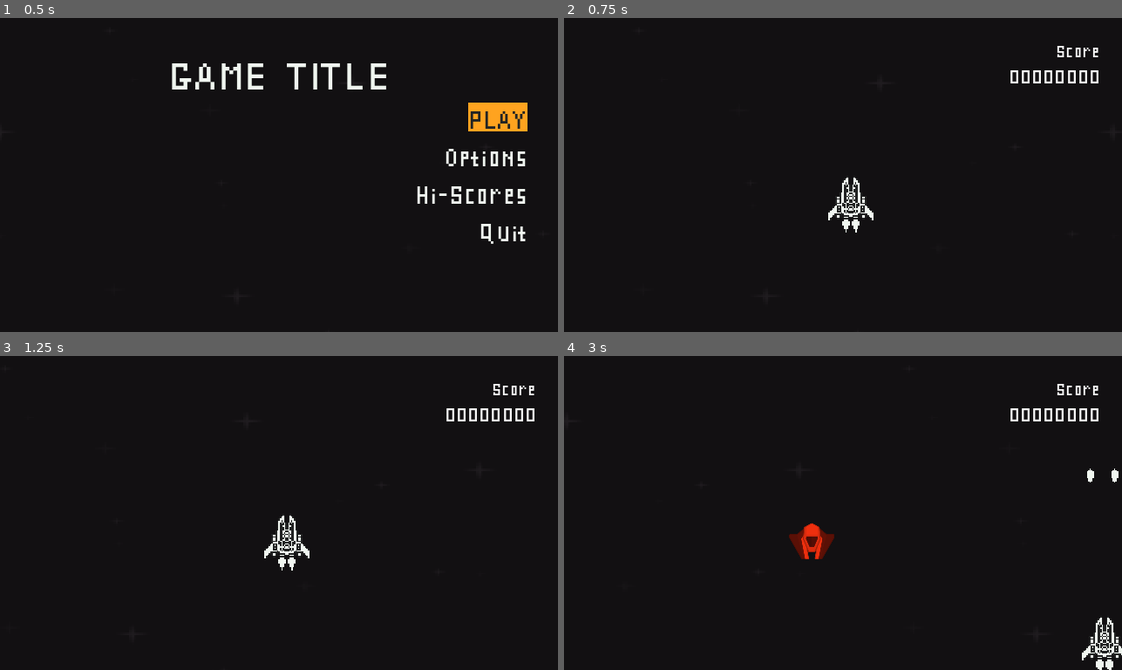
Above: before the commit, frames 1-4 (two rows, left to right).
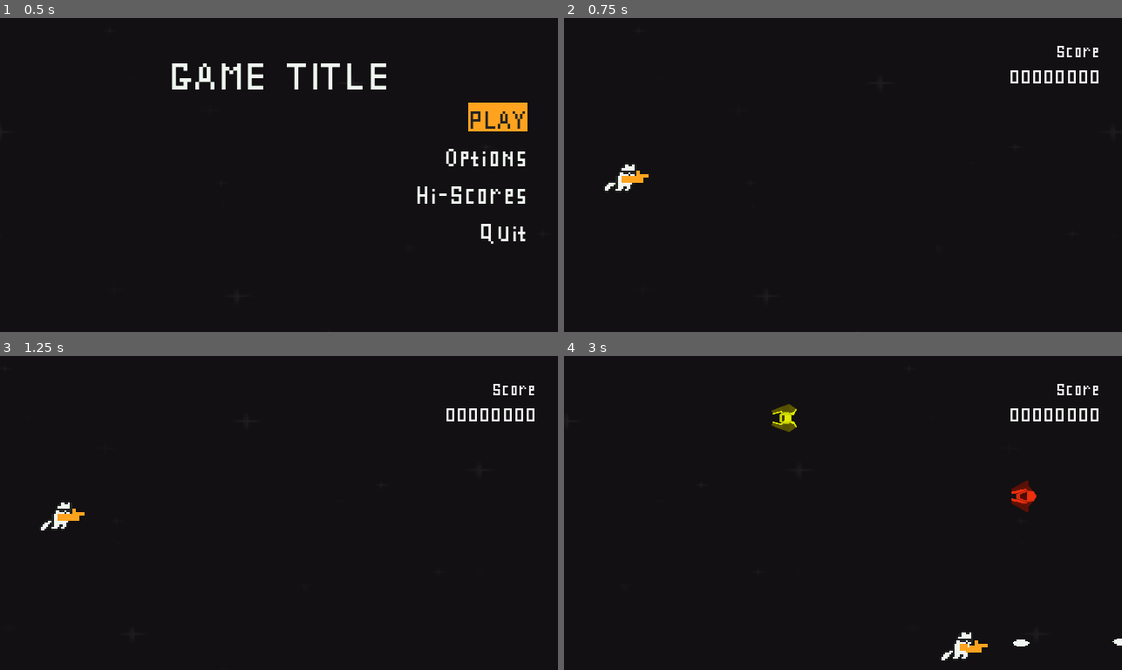
Above: after the commit, the same moments.

Repository: rnakkas/GodotSandbox
Game: Godot game, scene res://ShmupSandbox/Main/Scenes/main.tscn
Same seed, same stepped clock (60 frames per second), same inputs: the game is played once before the commit and once after it.
Inputs (mouse positions are in pixels of both pictures, inside the frame that each line leads up to):
- Up to frame 1 (0.5 s): no input
- Up to frame 2 (0.75 s): click "PLAY" at 0.5 s
- Up to frame 3 (1.25 s): no input
- Up to frame 4 (3 s): tap Enter at 1.25 s; move the mouse to (965, 497) at 1.27 s; hold D (move_right) 1.28-2.03 s; hold Space (shoot) 1.28-2.03 s; move the mouse to (731, 528) at 2.02 s; hold S (move_down) 2.03-2.78 s; tap Space (shoot) at 2.1 s; move the mouse to (898, 443) at 2.77 s; hold D (move_right) from 2.78 s (still down); hold Space (shoot) from 2.78 s (still down)

Frame 1 is identical in both runs. In frame 2, 0.6% of the frame differs, in the area x 7-56%, y 46-69%; in frame 3, 0.6%; in frame 4, 1.9%, in the area x 37-100%, y 15-100%.

Commit message:
imported cat sprites

Diff:
--- a/ShmupSandbox/Enemies/Scenes/rebel_fighter.tscn
+++ b/ShmupSandbox/Enemies/Scenes/rebel_fighter.tscn
@@ -5,7 +5,7 @@
 [ext_resource type="Texture2D" uid="uid://0uiw6fd5nr31" path="res://ShmupSandbox/Assets/Player/spaceship-001-spritesheet-001.png" id="2_77s1a"]
 
 [sub_resource type="CircleShape2D" id="CircleShape2D_flo0d"]
-radius = 23.0
+radius = 17.0
 
 [sub_resource type="AtlasTexture" id="AtlasTexture_mqof1"]
 atlas = ExtResource("2_77s1a")
@@ -88,13 +88,14 @@
 
 [node name="body" type="AnimatedSprite2D" parent="."]
 modulate = Color(0.941176, 0.988235, 0, 1)
-scale = Vector2(0.5, 0.5)
+rotation = 1.5708
+scale = Vector2(0.35, 0.35)
 sprite_frames = SubResource("SpriteFrames_77s1a")
 animation = &"idle"
 autoplay = "idle"
 
 [node name="VisibleOnScreenNotifier2D" type="VisibleOnScreenNotifier2D" parent="."]
-position = Vector2(0, -58)
+position = Vector2(58, 0)
 
 [connection signal="area_entered" from="." to="." method="_on_area_entered"]
 [connection signal="screen_exited" from="VisibleOnScreenNotifier2D" to="." method="_on_visible_on_screen_notifier_2d_screen_exited"]
--- a/ShmupSandbox/Enemies/Scenes/rebel_interceptor.tscn
+++ b/ShmupSandbox/Enemies/Scenes/rebel_interceptor.tscn
@@ -5,7 +5,7 @@
 [ext_resource type="Texture2D" uid="uid://0uiw6fd5nr31" path="res://ShmupSandbox/Assets/Player/spaceship-001-spritesheet-001.png" id="2_inete"]
 
 [sub_resource type="CircleShape2D" id="CircleShape2D_i7l64"]
-radius = 24.0208
+radius = 17.0294
 
 [sub_resource type="AtlasTexture" id="AtlasTexture_mqof1"]
 atlas = ExtResource("2_inete")
@@ -81,6 +81,7 @@
 script = ExtResource("1_i7l64")
 hp = 1
 speed = 650.0
+kill_score = 150
 
 [node name="collider" type="CollisionShape2D" parent="."]
 shape = SubResource("CircleShape2D_i7l64")
@@ -88,13 +89,14 @@
 
 [node name="body" type="AnimatedSprite2D" parent="."]
 modulate = Color(1, 0.196078, 0.0588235, 1)
-scale = Vector2(0.5, 0.5)
+rotation = 1.5708
+scale = Vector2(0.35, 0.35)
 sprite_frames = SubResource("SpriteFrames_doy78")
 animation = &"idle"
 autoplay = "idle"
 
 [node name="VisibleOnScreenNotifier2D" type="VisibleOnScreenNotifier2D" parent="."]
-position = Vector2(0, -58)
+position = Vector2(58, 0)
 
 [connection signal="area_entered" from="." to="." method="_on_area_entered"]
 [connection signal="screen_exited" from="VisibleOnScreenNotifier2D" to="." method="_on_visible_on_screen_notifier_2d_screen_exited"]
--- a/ShmupSandbox/Enemies/Scripts/rebel_fighter.gd
+++ b/ShmupSandbox/Enemies/Scripts/rebel_fighter.gd
@@ -10,7 +10,7 @@
 
 
 func _physics_process(delta: float) -> void:
-	global_position.y += speed * delta
+	global_position.x -= speed * delta
 
 func _process(_delta: float) -> void:
 	_handle_dying()
--- a/ShmupSandbox/Main/Scenes/game.tscn
+++ b/ShmupSandbox/Main/Scenes/game.tscn
@@ -1,10 +1,10 @@
 [gd_scene load_steps=6 format=3 uid="uid://b0ndt0kisoyg3"]
 
-[ext_resource type="PackedScene" uid="uid://ck20r21lsokw1" path="res://ShmupSandbox/Player/Scenes/player_ship.tscn" id="1_cxqyk"]
 [ext_resource type="Script" uid="uid://cj0ffr545wyhi" path="res://ShmupSandbox/Main/Scripts/game.gd" id="1_f5mi8"]
 [ext_resource type="PackedScene" uid="uid://bxfke2pw5vqm1" path="res://ShmupSandbox/Main/Scenes/enemy_spawner.tscn" id="2_f46ya"]
 [ext_resource type="PackedScene" uid="uid://uv73jmnpfp6" path="res://ShmupSandbox/Enemies/Scenes/rebel_fighter.tscn" id="3_k74nh"]
 [ext_resource type="PackedScene" uid="uid://dir2ledda2odf" path="res://ShmupSandbox/Enemies/Scenes/rebel_interceptor.tscn" id="4_umyhj"]
+[ext_resource type="PackedScene" uid="uid://diqmrgjokhuyb" path="res://ShmupSandbox/Player/Scenes/player_cat.tscn" id="5_f46ya"]
 
 [node name="Game" type="Node2D"]
 process_mode = 1
@@ -13,11 +13,12 @@
 [node name="enemy_spawner" parent="." instance=ExtResource("2_f46ya")]
 enemy_scenes = Array[PackedScene]([ExtResource("3_k74nh"), ExtResource("4_umyhj")])
 
-[node name="PlayerShip" parent="." instance=ExtResource("1_cxqyk")]
-unique_name_in_owner = true
-position = Vector2(329, 223)
+[node name="player_cat" parent="." instance=ExtResource("5_f46ya")]
+position = Vector2(69, 191)
+fire_rate = 8.0
 
-[node name="Camera2D" type="Camera2D" parent="PlayerShip"]
+[node name="Camera2D" type="Camera2D" parent="player_cat"]
+position = Vector2(2, -7)
 limit_left = 0
 limit_top = 0
 limit_right = 640
@@ -28,4 +29,4 @@
 [node name="EnemiesContainer" type="Node2D" parent="."]
 
 [connection signal="add_enemy_to_game" from="enemy_spawner" to="." method="_on_enemy_spawner_add_enemy_to_game"]
-[connection signal="shooting" from="PlayerShip" to="." method="_on_player_ship_shooting"]
+[connection signal="shooting" from="player_cat" to="." method="_on_player_cat_shooting"]
--- a/ShmupSandbox/Main/Scripts/enemy_spawner.gd
+++ b/ShmupSandbox/Main/Scripts/enemy_spawner.gd
@@ -9,7 +9,7 @@
 ## Custom signals
 signal add_enemy_to_game(enemy : Area2D)
 
-var sp_y : float = 50.0
+var sp_x : float
 var prev_sp : float
 var prev_sp_list : Array[float] = []
 
@@ -18,6 +18,7 @@
 func _ready() -> void:
 	viewport_size = get_viewport_rect().size
 	prev_sp_list.resize(5)
+	sp_x = viewport_size.x + 50.0
 
 func spawn_enemy() -> void:
 	var enemy : Area2D = enemy_scenes.pick_random().instantiate()
@@ -28,20 +29,20 @@
 
 func _generate_spawn_point() -> Vector2:
 	var too_close : bool = true
-	var sp_x : float
+	var sp_y : float
 
 	## Check that the spawn point is not too close to the last 5 spawn points
 	##	to prevent enemies overlapping as much as possible
 	while too_close:
-		sp_x = randf_range(0 + sp_tolerance, viewport_size.x - sp_tolerance)
+		sp_y = randf_range(0 + sp_tolerance, viewport_size.y - sp_tolerance)
 		too_close = false
 
 		for i:int in range(min(5, prev_sp_list.size())):
-			if abs(sp_x - prev_sp_list[i]) <= sp_tolerance:
+			if abs(sp_y - prev_sp_list[i]) <= sp_tolerance:
 				too_close = true
 				break
 
-	prev_sp_list.append(sp_x)
+	prev_sp_list.append(sp_y)
 	if prev_sp_list.size() > 5:
 		prev_sp_list.remove_at(0)
 
--- a/ShmupSandbox/Main/Scripts/game.gd
+++ b/ShmupSandbox/Main/Scripts/game.gd
@@ -14,12 +14,18 @@
 	pass
 
 ## Player shooting
-func _on_player_ship_shooting(bullet_scene: PackedScene, locations: Array[Vector2]) -> void:
+func _on_player_cat_shooting(bullet_scene: PackedScene, locations: Array[Vector2]) -> void:
 	for i:int in range(locations.size()):
 		var bullet := bullet_scene.instantiate()
 		bullet.position = locations[i]
 		player_projectiles_container.add_child(bullet)
 
+#func _on_player_ship_shooting(bullet_scene: PackedScene, locations: Array[Vector2]) -> void:
+	#for i:int in range(locations.size()):
+		#var bullet := bullet_scene.instantiate()
+		#bullet.position = locations[i]
+		#player_projectiles_container.add_child(bullet)
+
 ## Spawning enemies
 func _on_enemy_spawner_add_enemy_to_game(enemy: Area2D) -> void:
 	enemies_container.add_child(enemy)
--- a/ShmupSandbox/Player/Scenes/player_bullet.tscn
+++ b/ShmupSandbox/Player/Scenes/player_bullet.tscn
@@ -2,6 +2,7 @@
 
 [ext_resource type="Texture2D" uid="uid://0uiw6fd5nr31" path="res://ShmupSandbox/Assets/Player/spaceship-001-spritesheet-001.png" id="1_bk2fx"]
 [ext_resource type="Script" uid="uid://dmwv3jrlakeyp" path="res://ShmupSandbox/Player/Scripts/player_bullet.gd" id="1_whoyt"]
+[ext_resource type="Texture2D" uid="uid://ic3u5r3ara6l" path="res://ShmupSandbox/Assets/Player/bullet_hit-v1.png" id="4_onk7t"]
 
 [sub_resource type="AtlasTexture" id="AtlasTexture_whoyt"]
 atlas = ExtResource("1_bk2fx")
@@ -23,25 +24,21 @@
 atlas = ExtResource("1_bk2fx")
 region = Rect2(64, 64, 16, 16)
 
-[sub_resource type="AtlasTexture" id="AtlasTexture_bk2fx"]
-atlas = ExtResource("1_bk2fx")
-region = Rect2(0, 80, 16, 16)
-
 [sub_resource type="AtlasTexture" id="AtlasTexture_eymk2"]
-atlas = ExtResource("1_bk2fx")
-region = Rect2(16, 80, 16, 16)
+atlas = ExtResource("4_onk7t")
+region = Rect2(0, 0, 28, 32)
 
 [sub_resource type="AtlasTexture" id="AtlasTexture_87slm"]
-atlas = ExtResource("1_bk2fx")
-region = Rect2(32, 80, 16, 16)
+atlas = ExtResource("4_onk7t")
+region = Rect2(28, 0, 28, 32)
 
 [sub_resource type="AtlasTexture" id="AtlasTexture_58yh3"]
-atlas = ExtResource("1_bk2fx")
-region = Rect2(48, 80, 16, 16)
+atlas = ExtResource("4_onk7t")
+region = Rect2(56, 0, 28, 32)
 
 [sub_resource type="AtlasTexture" id="AtlasTexture_y3584"]
-atlas = ExtResource("1_bk2fx")
-region = Rect2(64, 80, 16, 16)
+atlas = ExtResource("4_onk7t")
+region = Rect2(84, 0, 28, 32)
 
 [sub_resource type="SpriteFrames" id="SpriteFrames_eymk2"]
 animations = [{
@@ -67,9 +64,6 @@
 }, {
 "frames": [{
 "duration": 1.0,
-"texture": SubResource("AtlasTexture_bk2fx")
-}, {
-"duration": 1.0,
 "texture": SubResource("AtlasTexture_eymk2")
 }, {
 "duration": 1.0,
@@ -90,8 +84,8 @@
 }]
 
 [sub_resource type="CapsuleShape2D" id="CapsuleShape2D_whoyt"]
-radius = 4.5
-height = 20.0
+radius = 5.0
+height = 22.0
 
 [node name="player_bullet" type="Area2D"]
 collision_layer = 2
@@ -100,18 +94,20 @@
 speed = 950.0
 
 [node name="bullet_sprite" type="AnimatedSprite2D" parent="."]
+rotation = 1.5708
 scale = Vector2(1.6, 1.6)
 sprite_frames = SubResource("SpriteFrames_eymk2")
-animation = &"fly"
+animation = &"hit"
 autoplay = "fly"
 
 [node name="bullet_collider" type="CollisionShape2D" parent="."]
-position = Vector2(-0.5, 0)
+position = Vector2(0, -1)
+rotation = 1.5708
 shape = SubResource("CapsuleShape2D_whoyt")
 debug_color = Color(0.585341, 0.548007, 0.119147, 0.42)
 
 [node name="VisibleOnScreenNotifier2D" type="VisibleOnScreenNotifier2D" parent="."]
-position = Vector2(-0.5, 20.5)
+position = Vector2(-20, 0)
 scale = Vector2(0.25, 0.25)
 
 [connection signal="area_entered" from="." to="." method="_on_area_entered"]
--- /dev/null
+++ b/ShmupSandbox/Player/Scenes/player_cat.tscn
@@ -0,0 +1,313 @@
+[gd_scene load_steps=40 format=3 uid="uid://diqmrgjokhuyb"]
+
+[ext_resource type="Texture2D" uid="uid://bp43brerdsied" path="res://ShmupSandbox/Assets/Player/player_cat_sprite-v1.png" id="1_gdjmk"]
+[ext_resource type="Script" uid="uid://dkp2sd4d5myi" path="res://ShmupSandbox/Player/Scripts/player_cat.gd" id="1_m8806"]
+[ext_resource type="Texture2D" uid="uid://cc83l4ep22dak" path="res://ShmupSandbox/Assets/Player/muzzle_flash-v1.png" id="2_4ua8s"]
+
+[sub_resource type="AtlasTexture" id="AtlasTexture_63x5m"]
+atlas = ExtResource("1_gdjmk")
+region = Rect2(0, 0, 32, 16)
+
+[sub_resource type="AtlasTexture" id="AtlasTexture_la8cv"]
+atlas = ExtResource("1_gdjmk")
+region = Rect2(32, 0, 32, 16)
+
+[sub_resource type="AtlasTexture" id="AtlasTexture_c22gi"]
+atlas = ExtResource("1_gdjmk")
+region = Rect2(64, 0, 32, 16)
+
+[sub_resource type="AtlasTexture" id="AtlasTexture_3ieww"]
+atlas = ExtResource("1_gdjmk")
+region = Rect2(96, 0, 32, 16)
+
+[sub_resource type="AtlasTexture" id="AtlasTexture_87rpy"]
+atlas = ExtResource("1_gdjmk")
+region = Rect2(128, 0, 32, 16)
+
+[sub_resource type="AtlasTexture" id="AtlasTexture_kxreh"]
+atlas = ExtResource("1_gdjmk")
+region = Rect2(160, 0, 32, 16)
+
+[sub_resource type="AtlasTexture" id="AtlasTexture_stxiy"]
+atlas = ExtResource("1_gdjmk")
+region = Rect2(192, 0, 32, 16)
+
+[sub_resource type="AtlasTexture" id="AtlasTexture_qgel6"]
+atlas = ExtResource("1_gdjmk")
+region = Rect2(224, 0, 32, 16)
+
+[sub_resource type="AtlasTexture" id="AtlasTexture_7idpd"]
+atlas = ExtResource("1_gdjmk")
+region = Rect2(256, 0, 32, 16)
+
+[sub_resource type="AtlasTexture" id="AtlasTexture_qes8l"]
+atlas = ExtResource("1_gdjmk")
+region = Rect2(288, 0, 32, 16)
+
+[sub_resource type="AtlasTexture" id="AtlasTexture_dk10s"]
+atlas = ExtResource("1_gdjmk")
+region = Rect2(320, 0, 32, 16)
+
+[sub_resource type="AtlasTexture" id="AtlasTexture_gm2ij"]
+atlas = ExtResource("1_gdjmk")
+region = Rect2(352, 0, 32, 16)
+
+[sub_resource type="AtlasTexture" id="AtlasTexture_wh1cf"]
+atlas = ExtResource("1_gdjmk")
+region = Rect2(384, 0, 32, 16)
+
+[sub_resource type="AtlasTexture" id="AtlasTexture_4jfh3"]
+atlas = ExtResource("1_gdjmk")
+region = Rect2(416, 0, 32, 16)
+
+[sub_resource type="AtlasTexture" id="AtlasTexture_k8t7p"]
+atlas = ExtResource("1_gdjmk")
+region = Rect2(448, 0, 32, 16)
+
+[sub_resource type="AtlasTexture" id="AtlasTexture_k00bc"]
+atlas = ExtResource("1_gdjmk")
+region = Rect2(480, 0, 32, 16)
+
+[sub_resource type="AtlasTexture" id="AtlasTexture_4ua8s"]
+atlas = ExtResource("1_gdjmk")
+region = Rect2(0, 16, 32, 16)
+
+[sub_resource type="AtlasTexture" id="AtlasTexture_m8806"]
+atlas = ExtResource("1_gdjmk")
+region = Rect2(32, 16, 32, 16)
+
+[sub_resource type="AtlasTexture" id="AtlasTexture_4l0ah"]
+atlas = ExtResource("1_gdjmk")
+region = Rect2(64, 16, 32, 16)
+
+[sub_resource type="AtlasTexture" id="AtlasTexture_wwta4"]
+atlas = ExtResource("1_gdjmk")
+region = Rect2(96, 16, 32, 16)
+
+[sub_resource type="AtlasTexture" id="AtlasTexture_uobwy"]
+atlas = ExtResource("1_gdjmk")
+region = Rect2(128, 16, 32, 16)
+
+[sub_resource type="AtlasTexture" id="AtlasTexture_unr50"]
+atlas = ExtResource("1_gdjmk")
+region = Rect2(160, 16, 32, 16)
+
+[sub_resource type="AtlasTexture" id="AtlasTexture_w8q8f"]
+atlas = ExtResource("1_gdjmk")
+region = Rect2(192, 16, 32, 16)
+
+[sub_resource type="AtlasTexture" id="AtlasTexture_r57sr"]
+atlas = ExtResource("1_gdjmk")
+region = Rect2(224, 16, 32, 16)
+
+[sub_resource type="AtlasTexture" id="AtlasTexture_gdjmk"]
+atlas = ExtResource("1_gdjmk")
+region = Rect2(0, 32, 32, 16)
+
+[sub_resource type="AtlasTexture" id="AtlasTexture_7hbcm"]
+atlas = ExtResource("1_gdjmk")
+region = Rect2(32, 32, 32, 16)
+
+[sub_resource type="SpriteFrames" id="SpriteFrames_7hbcm"]
+animations = [{
+"frames": [{
+"duration": 1.0,
+"texture": SubResource("AtlasTexture_63x5m")
+}, {
+"duration": 1.0,
+"texture": SubResource("AtlasTexture_la8cv")
+}, {
+"duration": 1.0,
+"texture": SubResource("AtlasTexture_c22gi")
+}, {
+"duration": 1.0,
+"texture": SubResource("AtlasTexture_3ieww")
+}, {
+"duration": 1.0,
+"texture": SubResource("AtlasTexture_87rpy")
+}, {
+"duration": 1.0,
+"texture": SubResource("AtlasTexture_kxreh")
+}, {
+"duration": 1.0,
+"texture": SubResource("AtlasTexture_stxiy")
+}, {
+"duration": 1.0,
+"texture": SubResource("AtlasTexture_qgel6")
+}, {
+"duration": 1.0,
+"texture": SubResource("AtlasTexture_7idpd")
+}, {
+"duration": 1.0,
+"texture": SubResource("AtlasTexture_qes8l")
+}, {
+"duration": 1.0,
+"texture": SubResource("AtlasTexture_dk10s")
+}, {
+"duration": 1.0,
+"texture": SubResource("AtlasTexture_gm2ij")
+}, {
+"duration": 1.0,
+"texture": SubResource("AtlasTexture_wh1cf")
+}, {
+"duration": 1.0,
+"texture": SubResource("AtlasTexture_4jfh3")
+}, {
+"duration": 1.0,
+"texture": SubResource("AtlasTexture_k8t7p")
+}, {
+"duration": 1.0,
+"texture": SubResource("AtlasTexture_k00bc")
+}],
+"loop": false,
+"name": &"death",
+"speed": 12.0
+}, {
+"frames": [{
+"duration": 1.0,
+"texture": SubResource("AtlasTexture_4ua8s")
+}, {
+"duration": 1.0,
+"texture": SubResource("AtlasTexture_m8806")
+}, {
+"duration": 1.0,
+"texture": SubResource("AtlasTexture_4l0ah")
+}, {
+"duration": 1.0,
+"texture": SubResource("AtlasTexture_wwta4")
+}, {
+"duration": 1.0,
+"texture": SubResource("AtlasTexture_uobwy")
+}, {
+"duration": 1.0,
+"texture": SubResource("AtlasTexture_unr50")
+}, {
+"duration": 1.0,
+"texture": SubResource("AtlasTexture_w8q8f")
+}, {
+"duration": 1.0,
+"texture": SubResource("AtlasTexture_r57sr")
+}],
+"loop": true,
+"name": &"idle",
+"speed": 15.0
+}, {
+"frames": [{
+"duration": 1.0,
+"texture": SubResource("AtlasTexture_gdjmk")
+}, {
+"duration": 1.0,
+"texture": SubResource("AtlasTexture_7hbcm")
+}],
+"loop": false,
+"name": &"shoot",
+"speed": 20.0
+}]
+
+[sub_resource type="CapsuleShape2D" id="CapsuleShape2D_gdjmk"]
+radius = 5.0
+height = 14.0
+
+[sub_resource type="AtlasTexture" id="AtlasTexture_dguo2"]
+atlas = ExtResource("2_4ua8s")
+region = Rect2(0, 0, 32, 16)
+
+[sub_resource type="AtlasTexture" id="AtlasTexture_ccfo1"]
+atlas = ExtResource("2_4ua8s")
+region = Rect2(32, 0, 32, 16)
+
+[sub_resource type="AtlasTexture" id="AtlasTexture_rhh4f"]
+atlas = ExtResource("2_4ua8s")
+region = Rect2(64, 0, 32, 16)
+
+[sub_resource type="AtlasTexture" id="AtlasTexture_wnjnr"]
+atlas = ExtResource("2_4ua8s")
+region = Rect2(96, 0, 32, 16)
+
+[sub_resource type="AtlasTexture" id="AtlasTexture_1s11k"]
+atlas = ExtResource("2_4ua8s")
+region = Rect2(128, 0, 32, 16)
+
+[sub_resource type="AtlasTexture" id="AtlasTexture_ow5j4"]
+atlas = ExtResource("2_4ua8s")
+region = Rect2(160, 0, 32, 16)
+
+[sub_resource type="SpriteFrames" id="SpriteFrames_gdjmk"]
+animations = [{
+"frames": [{
+"duration": 1.0,
+"texture": null
+}],
+"loop": false,
+"name": &"idle",
+"speed": 5.0
+}, {
+"frames": [{
+"duration": 1.0,
+"texture": SubResource("AtlasTexture_dguo2")
+}, {
+"duration": 1.0,
+"texture": SubResource("AtlasTexture_ccfo1")
+}, {
+"duration": 1.0,
+"texture": SubResource("AtlasTexture_rhh4f")
+}, {
+"duration": 1.0,
+"texture": SubResource("AtlasTexture_wnjnr")
+}, {
+"duration": 1.0,
+"texture": SubResource("AtlasTexture_1s11k")
+}, {
+"duration": 1.0,
+"texture": SubResource("AtlasTexture_ow5j4")
+}],
+"loop": false,
+"name": &"shoot",
+"speed": 50.0
+}]
+
+[sub_resource type="CapsuleShape2D" id="CapsuleShape2D_4ua8s"]
+radius = 8.0
+height = 24.0
+
+[node name="player_cat" type="CharacterBody2D"]
+collision_mask = 28
+script = ExtResource("1_m8806")
+_acceleration = 1800.0
+_damping = 2000.0
+fire_rate = 10.0
+
+[node name="body" type="AnimatedSprite2D" parent="."]
+unique_name_in_owner = true
+position = Vector2(1, -8)
+scale = Vector2(2.1, 2.1)
+sprite_frames = SubResource("SpriteFrames_7hbcm")
+animation = &"shoot"
+autoplay = "idle"
+
+[node name="CollisionShape2D" type="CollisionShape2D" parent="."]
+position = Vector2(1, -7)
+scale = Vector2(2.1, 2.1)
+shape = SubResource("CapsuleShape2D_gdjmk")
+
+[node name="muzzle" type="Marker2D" parent="."]
+unique_name_in_owner = true
+position = Vector2(31, -10)
+
+[node name="muzzle_flash" type="AnimatedSprite2D" parent="muzzle"]
+unique_name_in_owner = true
+position = Vector2(8, 2)
+scale = Vector2(2.1, 2.1)
+sprite_frames = SubResource("SpriteFrames_gdjmk")
+animation = &"shoot"
+autoplay = "idle"
+
+[node name="hurtbox" type="Area2D" parent="."]
+collision_mask = 24
+
+[node name="CollisionShape2D" type="CollisionShape2D" parent="hurtbox"]
+position = Vector2(1, -7)
+shape = SubResource("CapsuleShape2D_4ua8s")
+debug_color = Color(0.728199, 0.472754, 0.10537, 0.42)
+
+[connection signal="area_entered" from="hurtbox" to="." method="_on_hurtbox_area_entered"]
--- a/ShmupSandbox/Player/Scripts/player_bullet.gd
+++ b/ShmupSandbox/Player/Scripts/player_bullet.gd
@@ -3,9 +3,10 @@
 @export var speed : float
 
 @onready var bullet_sprite : AnimatedSprite2D = $bullet_sprite
+@onready var bullet_sprite_alt : AnimatedSprite2D = $bullet_sprite_alt
 
 func _physics_process(delta: float) -> void:
-	global_position.y -= speed * delta
+	global_position.x += speed * delta
 
 func _on_visible_on_screen_notifier_2d_screen_exited() -> void:
 	queue_free()
@@ -21,4 +22,5 @@
 	bullet_sprite.play("hit")
 	await bullet_sprite.animation_finished
 
+
 	queue_free()
--- /dev/null
+++ b/ShmupSandbox/Player/Scripts/player_cat.gd
@@ -0,0 +1,102 @@
+class_name player_cat extends CharacterBody2D
+
+## Velocity
+@export var _max_speed : float = 450.0
+@export var _acceleration : float = 1600.0
+@export var _damping : float = 1200.0
+
+## Shooting
+@export var fire_rate : float = 4.0
+@export var bullet_scene : PackedScene = preload("res://ShmupSandbox/Player/Scenes/player_bullet.tscn")
+
+## Sprites
+@onready var body: AnimatedSprite2D = %body
+@onready var muzzle_flash: AnimatedSprite2D = %muzzle_flash
+
+## Muzzle
+@onready var muzzle : Marker2D = %muzzle
+
+## Hurtbox
+@onready var hurtbox : Area2D = $hurtbox
+
+## Custom signals
+signal shooting(bullet_scene:PackedScene, locations:Array[Vector2])
+
+
+var viewport_size : Vector2
+var shooting_cooldown_time : float
+var on_shooting_cooldown : bool
+var is_dead : bool
+
+func _ready() -> void:
+	body.play("idle")
+	muzzle_flash.play("idle")
+
+	viewport_size = get_viewport_rect().size
+	shooting_cooldown_time = 1/fire_rate
+
+
+func handle_movement(delta) -> void:
+	var input_dir := Vector2.ZERO
+
+	# Get input direction
+	input_dir.x = Input.get_axis("move_left", "move_right")
+	input_dir.y = Input.get_axis("move_up", "move_down")
+	input_dir = input_dir.normalized()  # Normalize for diagonal movement
+
+	# Acceleration
+	if input_dir != Vector2.ZERO:
+		velocity = velocity.move_toward(input_dir * _max_speed, _acceleration * delta)
+	else:
+		velocity = velocity.move_toward(Vector2.ZERO, _damping * delta)
+
+func clamp_movement_to_screen_bounds() -> void:
+	# Clamp position within bounds
+	var min_bounds : Vector2 = Vector2(0, 0)
+	var max_bounds : Vector2 = viewport_size
+	var offset : float = 20.0
+
+	position.x = clamp(position.x, offset - min_bounds.x, max_bounds.x - offset)
+	position.y = clamp(position.y, offset - min_bounds.y, max_bounds.y - offset)
+
+func handle_shooting() -> void:
+	if is_dead:
+		return
+	if Input.is_action_pressed("shoot"):
+		if !on_shooting_cooldown:
+			on_shooting_cooldown = true
+
+			var locations : Array[Vector2] = [muzzle.global_position]
+			shooting.emit(bullet_scene, locations)
+
+			body.play("shoot")
+			muzzle_flash.play("shoot")
+
+			await get_tree().create_timer(shooting_cooldown_time).timeout
+			on_shooting_cooldown = false
+	else:
+		body.play("idle")
+
+func _physics_process(delta):
+	if is_dead:
+		return
+	handle_movement(delta)
+	move_and_slide()
+
+func _process(_delta: float) -> void:
+	clamp_movement_to_screen_bounds()
+	handle_shooting()
+
+## Hit by enemy or enemy projectiles
+func _on_hurtbox_area_entered(_area: Area2D) -> void:
+	is_dead = true
+
+	velocity = Vector2.ZERO
+	hurtbox.set_deferred("monitoring", false)
+	hurtbox.set_deferred("monitorable", false)
+
+	muzzle_flash.play("idle")
+	body.play("death")
+	await body.animation_finished
+
+	queue_free()
--- a/project.godot
+++ b/project.godot
@@ -27,7 +27,6 @@
 window/stretch/mode="viewport"
 window/stretch/aspect="expand"
 window/stretch/scale_mode="integer"
-window/handheld/orientation=1
 
 [dotnet]
 
Binary file added: ShmupSandbox/Assets/Enemy/scientist-v1.png
Not shown, added: ShmupSandbox/Assets/Enemy/scientist-v1.png.import
Binary file added: ShmupSandbox/Assets/Player/bullet-v1.png
Not shown, added: ShmupSandbox/Assets/Player/bullet-v1.png.import
Binary file added: ShmupSandbox/Assets/Player/bullet_hit-v1.png
Not shown, added: ShmupSandbox/Assets/Player/bullet_hit-v1.png.import
Binary file added: ShmupSandbox/Assets/Player/muzzle_flash-v1.png
Not shown, added: ShmupSandbox/Assets/Player/muzzle_flash-v1.png.import
Binary file added: ShmupSandbox/Assets/Player/player_cat_sprite-v1.png
Not shown, added: ShmupSandbox/Assets/Player/player_cat_sprite-v1.png.import
Binary file added: ShmupSandbox/Assets/Tilesets/tilemap-floors-walls-2-placeholder.png
Not shown, added: ShmupSandbox/Assets/Tilesets/tilemap-floors-walls-2-placeholder.png.import
(and 1 more such lines)
